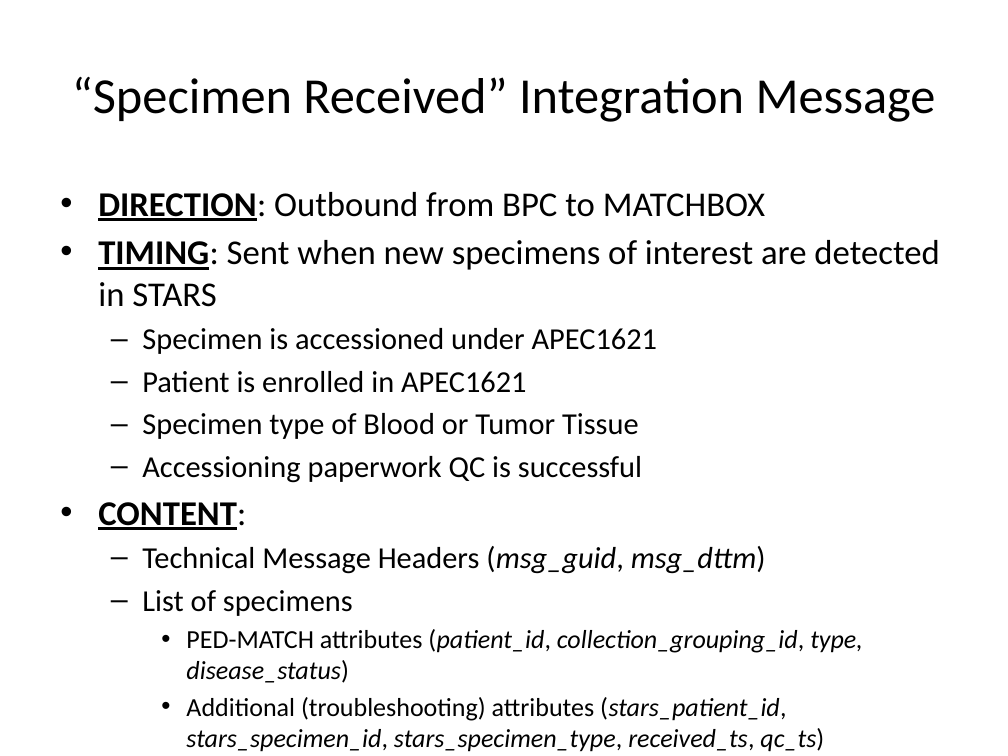
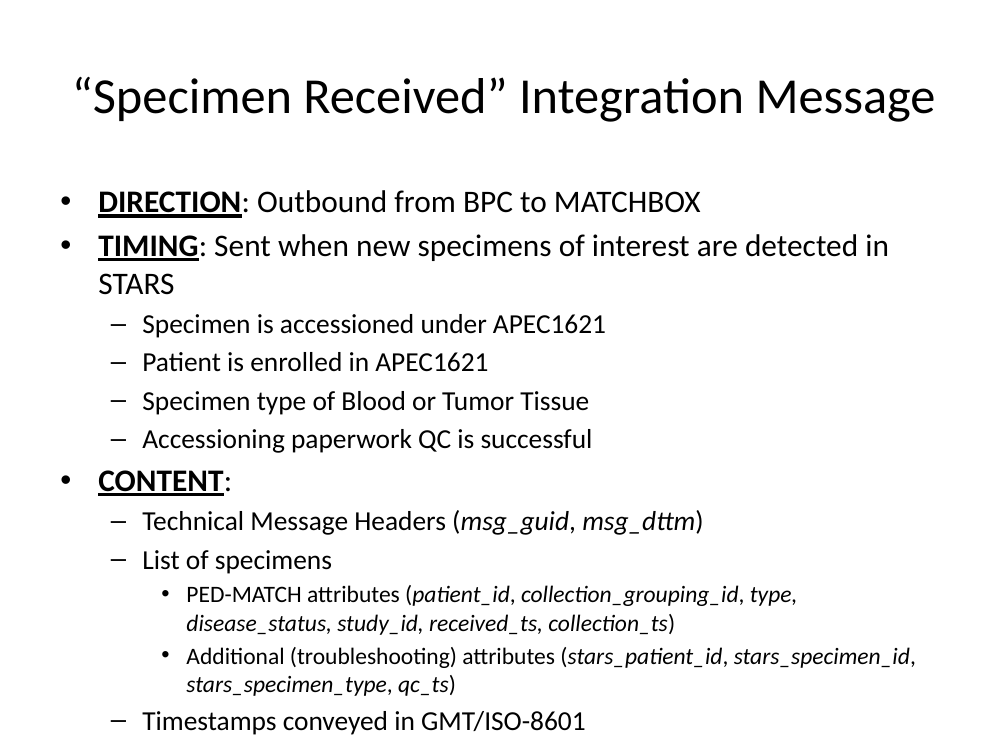
Before and after one commit to NCH-BPC-Informatics/pedmatch-arch-docs, a slide deck: slide 6 of NCH-PEDMATCH - Integration Walkthrough.pptx. Drawn at 1008x756 pixels with LibreOffice and Linux fonts; fonts in the diff are those of the drawing. Boxes give left, top, right and bottom in pixels: in the first picture for what was removed or moved away, otherwise in the second. Text is boxed around its words. In the diff, an @@ line names an element or a change of style, - is before the commit and + after.

Commit message:
Changes for 5/9/2016 presentation
1) Moved collection and received timestamps to top-level specimen section (from prior location beneath internal-use-only)
2) Added study_id
3) Added indication that timestamps would follow ISO-8601 but use GMT timezone
4) Revised JSON messages throughout presentation

```diff
--- a/NCH-PEDMATCH - Integration Walkthrough.pptx
+++ b/NCH-PEDMATCH - Integration Walkthrough.pptx
@@ text at [98,190,889,574]: size 24.8 to 22.4 pt in "DIRECTION: Outbound from BPC to MATCHBOX", "TIMING: Sent when new specimens of interest ...", "CONTENT:"; size 21.7 to 19.6 pt in "Specimen is accessioned under APEC1621", "Patient is enrolled in APEC1621", "Specimen type of Blood or Tumor Tissue", "Accessioning paperwork QC is successful" and 2 more places @@
@@ text at [142,585,916,735]: text changed; size 18.6 to 16.8 pt @@
-    • PED-MATCH attributes (patient_id, collection_grouping_id, type, disease_status)
-    • Additional (troubleshooting) attributes (stars_patient_id, stars_specimen_id, stars_specimen_type, received_ts, qc_ts)
+    • PED-MATCH attributes (patient_id, collection_grouping_id, type, disease_status, study_id, received_ts, collection_ts)
+    • Additional (troubleshooting) attributes (stars_patient_id, stars_specimen_id, stars_specimen_type, qc_ts)
+  – Timestamps conveyed in GMT/ISO-8601
```
Also in this commit, not shown: 2 other slides changed, 3 other files.
